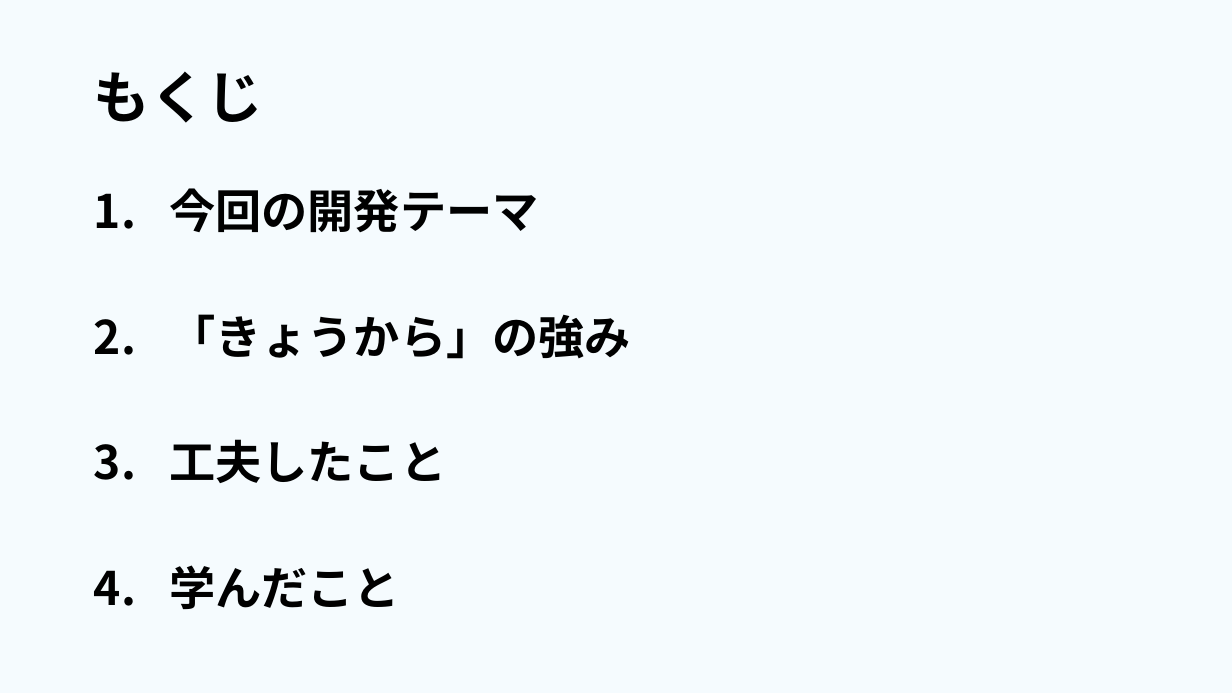
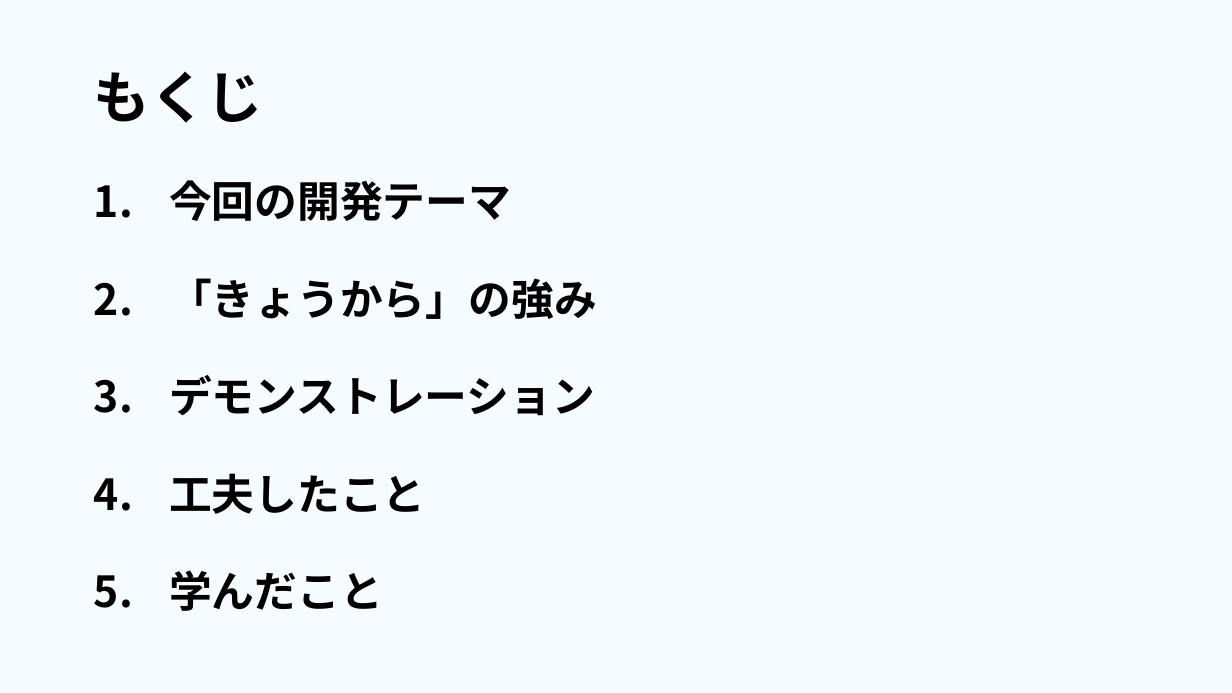
Before and after one commit to dojo2023/E-4, a slide deck: slide 2 of 共有用フォルダー/成果発表.pptx. Drawn at 1232x693 pixels with LibreOffice and Linux fonts; fonts in the diff are those of the drawing. Boxes give left, top, right and bottom in pixels: in the first picture for what was removed or moved away, otherwise in the second. Text is boxed around its words. In the diff, an @@ line names an element or a change of style, - is before the commit and + after.

```diff
--- a/共有用フォルダー/成果発表.pptx
+++ b/共有用フォルダー/成果発表.pptx
@@ text at bbox=[169, 180, 597, 611]: size 36 to 33.3 pt in "今回の開発テーマ", "「きょうから」の強み", "工夫したこと", "学んだこと"; line spacing 0.9 to 0.7 @@
@@ text at bbox=[169, 375, 595, 416]: paragraph added @@
+3. デモンストレーション
```
Also in this commit, not shown: 5 other slides changed, 1 slide added.
